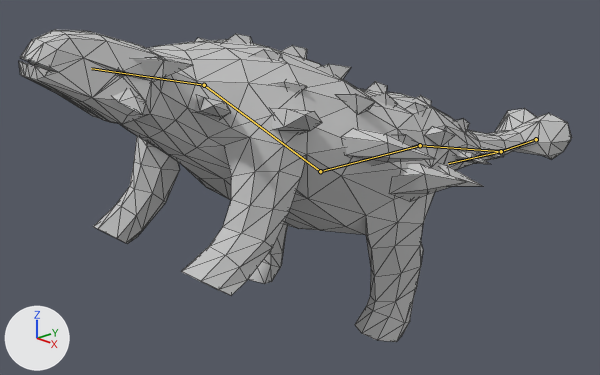
The Blender file Worlds/TestScene/Assets/Models/riggedanky1blend.blend, before and after one commit.
The view is the same before and after, from a 50 mm camera at (6.58, -6.82, 4.68) aimed at (-0.47, -0.05, 1.39). The axes (+X, +Y, +Z) are drawn at lower left. The lights are the same throughout. Both versions are drawn at frame 25 of the action 'ArmatureAction'; the numbers are the values there. The bones that bend it are drawn over the model as lines. Mesh edges are drawn as thin lines.

Names of what the first picture shows: 'anky'.
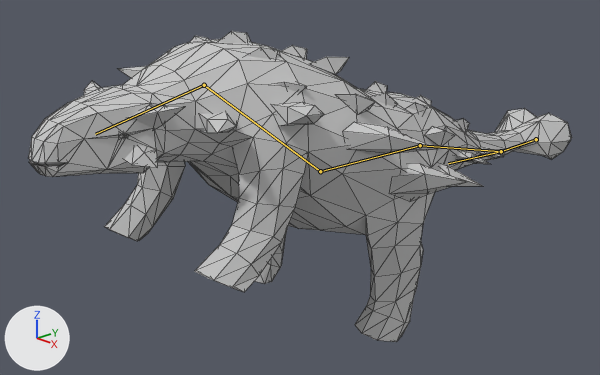
Location of each change, [x1, y1, x2, y2] in pixels of the pictures (600 x 375 px):
'anky', posed
    before: [19, 30, 572, 342]
    after: [28, 31, 572, 342]
bone 'Bone.004', root to tip
    before: (204, 85) to (91, 68)
    after: (204, 85) to (95, 134)

The edits, one by one:
Bone 'Bone.004' (bone_bone_004) turns from (0, 0, 0) to (27, 0, -1) degrees about its own x, y and z.
